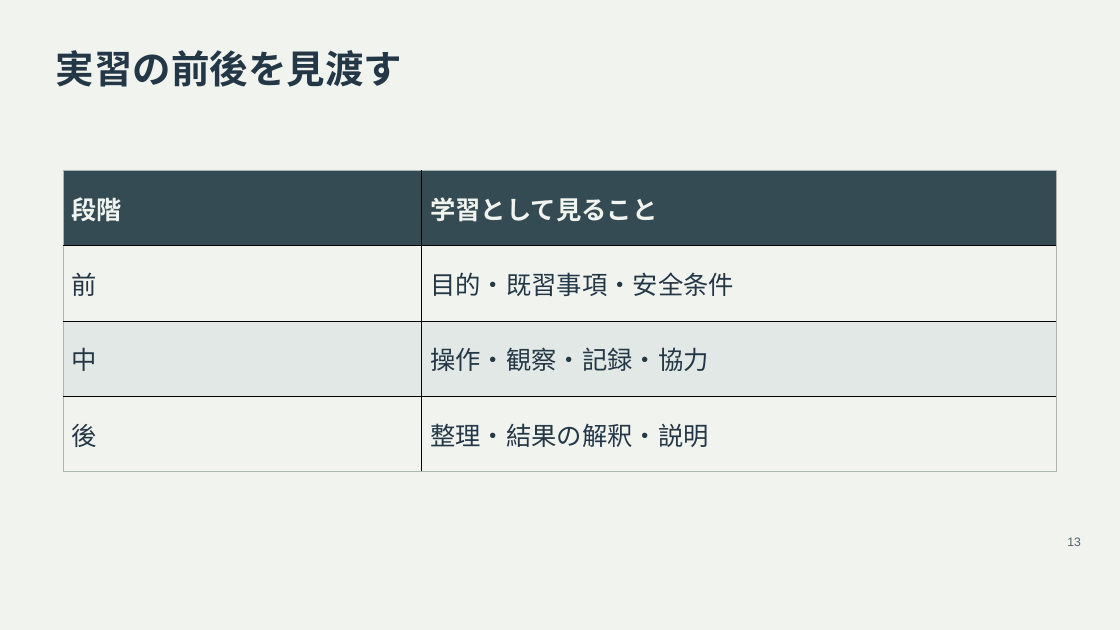
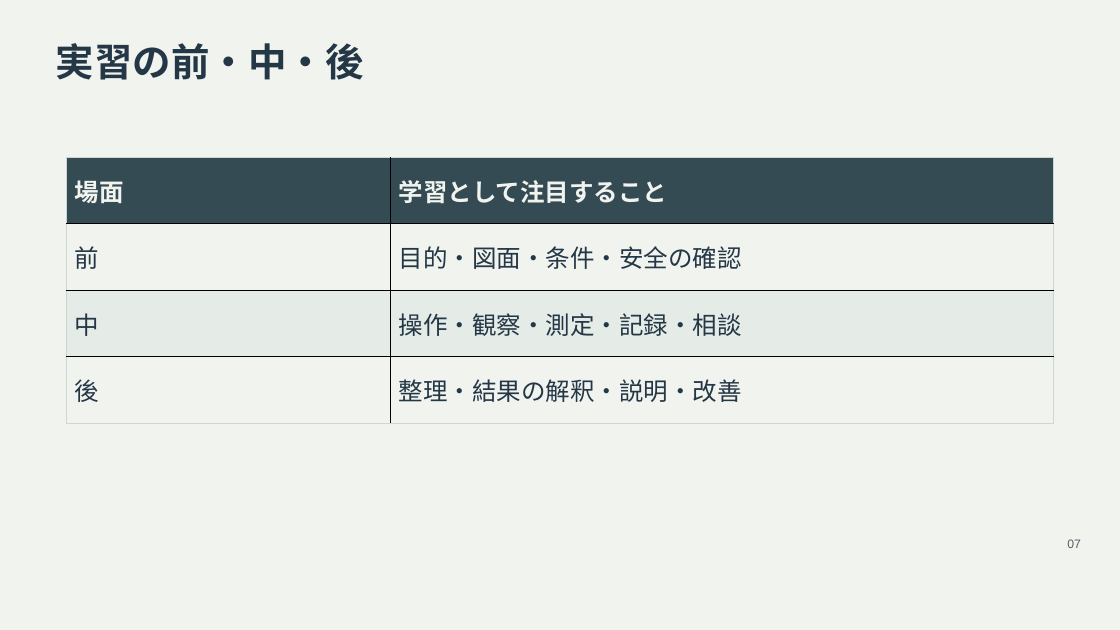
Before and after one commit to zooc-14calbp/industrial-education-i, a slide deck: slide 7 of lessons/03/slides.pptx (slide 13 before the commit). Drawn at 1120x630 pixels with LibreOffice and Linux fonts; fonts in the diff are those of the drawing. Boxes give left, top, right and bottom in pixels: in the first picture for what was removed or moved away, otherwise in the second. Text is boxed around its words. In the diff, an @@ line names an element or a change of style, - is before the commit and + after.

```diff
--- a/lessons/03/slides.pptx
+++ b/lessons/03/slides.pptx
@@ text at <box>56,43,364,80</box>: text changed @@
-実習の前後を見渡す
+実習の前・中・後
@@ table at <box>66,158,1054,424</box> @@
-row 1, column 1: 段階
+row 1, column 1: 場面
-row 1, column 2: 学習として見ること
+row 1, column 2: 学習として注目すること
-row 2, column 2: 目的・既習事項・安全条件
+row 2, column 2: 目的・図面・条件・安全の確認
-row 3, column 2: 操作・観察・記録・協力
+row 3, column 2: 操作・観察・測定・記録・相談
-row 4, column 2: 整理・結果の解釈・説明
+row 4, column 2: 整理・結果の解釈・説明・改善
@@ fill #E2E8E5 to #E5ECE7 in row 3 @@
@@ size 21.8 to 21 pt in "前", "中", "後" @@
@@ borders changed @@
@@ table: place and size @@
-table at <box>63,171,1056,471</box>
+table at <box>66,158,1054,424</box>
@@ text removed at <box>1067,537,1081,546</box> @@
-13
@@ text added at <box>1067,539,1081,548</box>, 10.5 pt, text #52616A @@
+07
```
Also in this commit, not shown: 6 other slides changed, 18 slides added, 33 slides removed, 45 other files.
